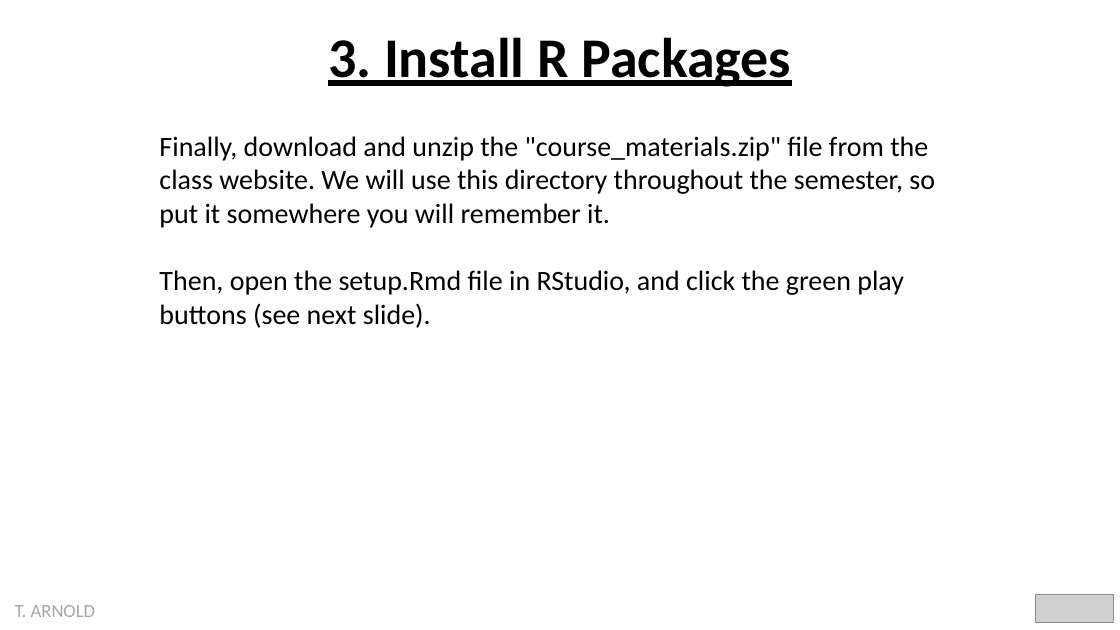
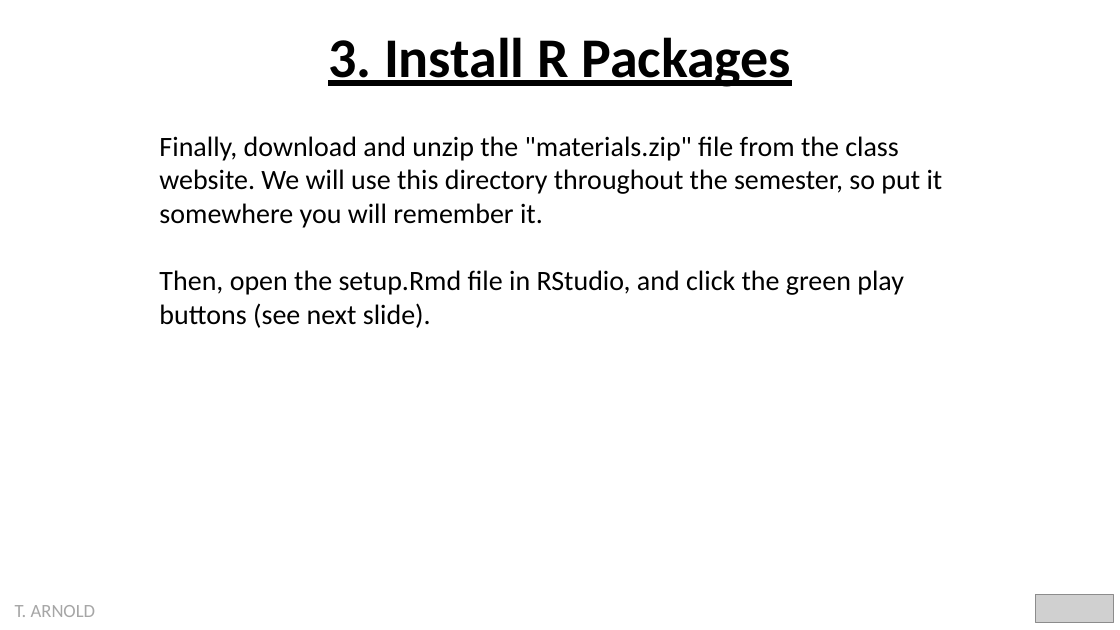
Before and after one commit to statsmaths/dsst389-s22, a slide deck: slide 4 of extra/intro2.pptx. Drawn at 1120x630 pixels with LibreOffice and Linux fonts; fonts in the diff are those of the drawing; grey boxes stand for pictures. Boxes give left, top, right and bottom in pixels: in the first picture for what was removed or moved away, otherwise in the second. Text is boxed around its words. In the diff, an @@ line names an element or a change of style, - is before the commit and + after.

```diff
--- a/extra/intro2.pptx
+++ b/extra/intro2.pptx
@@ text at (x1=159, y1=136, x2=943, y2=228): text changed @@
-Finally, download and unzip the "course_materials.zip" file from the class website. We will use this directory throughout the semester, so put it somewhere you will remember it.
+Finally, download and unzip the "materials.zip" file from the class website. We will use this directory throughout the semester, so put it somewhere you will remember it.
```
Also in this commit, not shown: 1 other slide changed, 1 other file.
